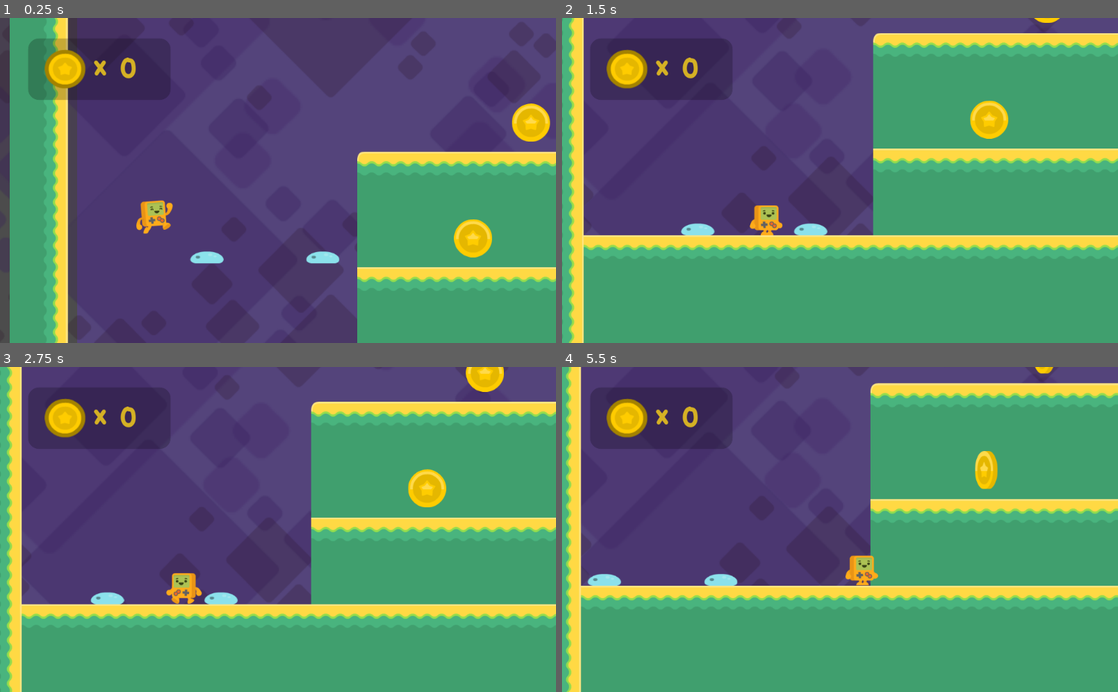
Above: before the commit, frames 1-4 (two rows, left to right).
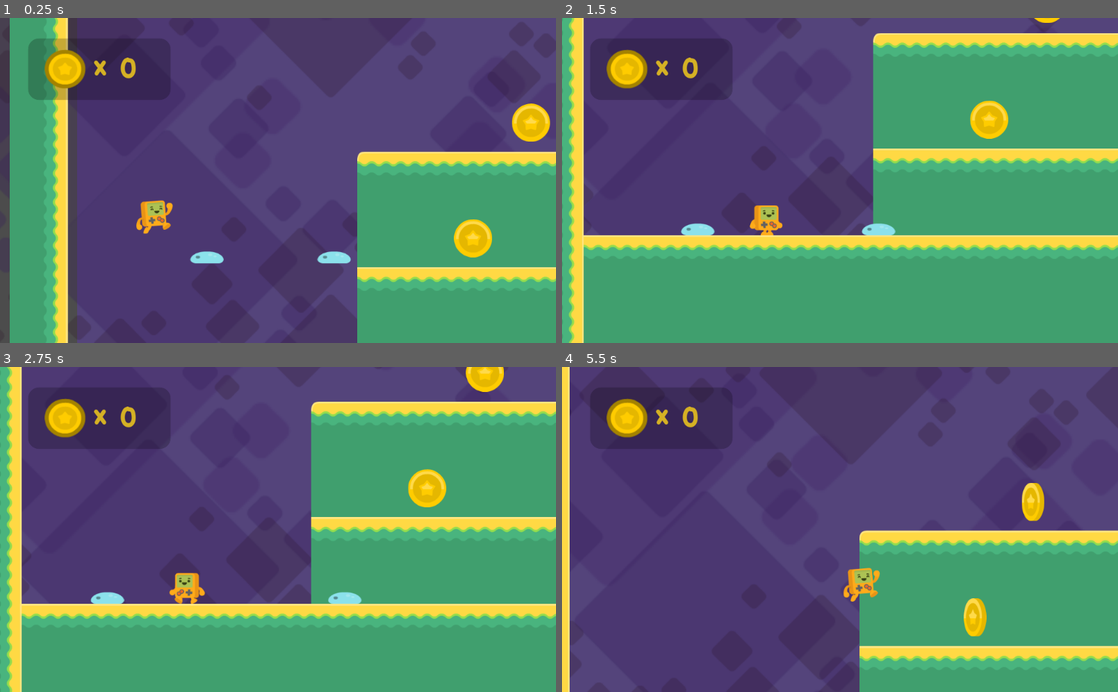
Above: after the commit, the same moments.

Repository: nkpresh/platforme-Game
Game: Godot game, scene res://Level1.tscn
Same seed, same stepped clock (60 frames per second), same inputs: the game is played once before the commit and once after it.
Inputs:
- Up to frame 1 (0.25 s): no input
- Up to frame 2 (1.5 s): hold Right (right) from 0.53 s (still down); tap Up (jump) at 0.77 s
- Up to frame 3 (2.75 s): tap Up (jump) at 1.52 s; release Right (right) at 2.03 s; hold Left (left) from 2.03 s (still down)
- Up to frame 4 (5.5 s): release Left (left) at 2.78 s; hold Right (right) 2.78-4.28 s; tap Up (jump) at 3.02, 3.77, 4.52 s; hold Left (left) 4.28-5.03 s; hold Right (right) from 5.03 s (still down)

The runs differ from the first frame. In frame 1, 0.2% of the frame differs, in the area x 55-64%, y 71-76%; in frame 2, 0.4%; in frame 3, 1.0%; in frame 4, 49%, in the area x 0-100%, y 0-100%.

Commit message:
direction and movement

Diff:
--- a/Level1.tscn
+++ b/Level1.tscn
@@ -208,6 +208,7 @@
 
 [node name="enemy2" parent="enemies" instance=ExtResource( 10 )]
 position = Vector2( -576, 192 )
+direction = 1
 [connection signal="body_entered" from="fallzone" to="steve" method="_on_fallzone_body_entered"]
 [connection signal="coin_collected" from="coins/Coin" to="HUD" method="_on_Coin_coin_collected"]
 [connection signal="coin_collected" from="coins/Coin2" to="HUD" method="_on_Coin_coin_collected"]
--- a/enemy.gd
+++ b/enemy.gd
@@ -1,7 +1,7 @@
 extends KinematicBody2D
 
 var velocity=Vector2()
-var direction=-1
+export var direction=-1
 
 func _ready():
 	pass
